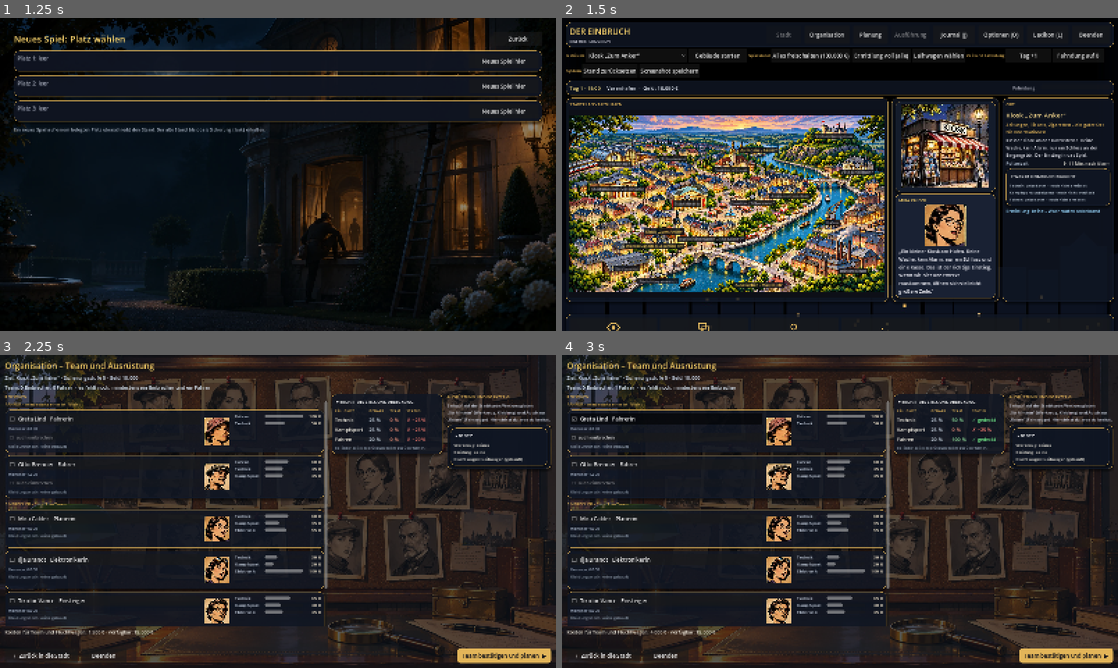
Above: before the commit, frames 1-4 (two rows, left to right).
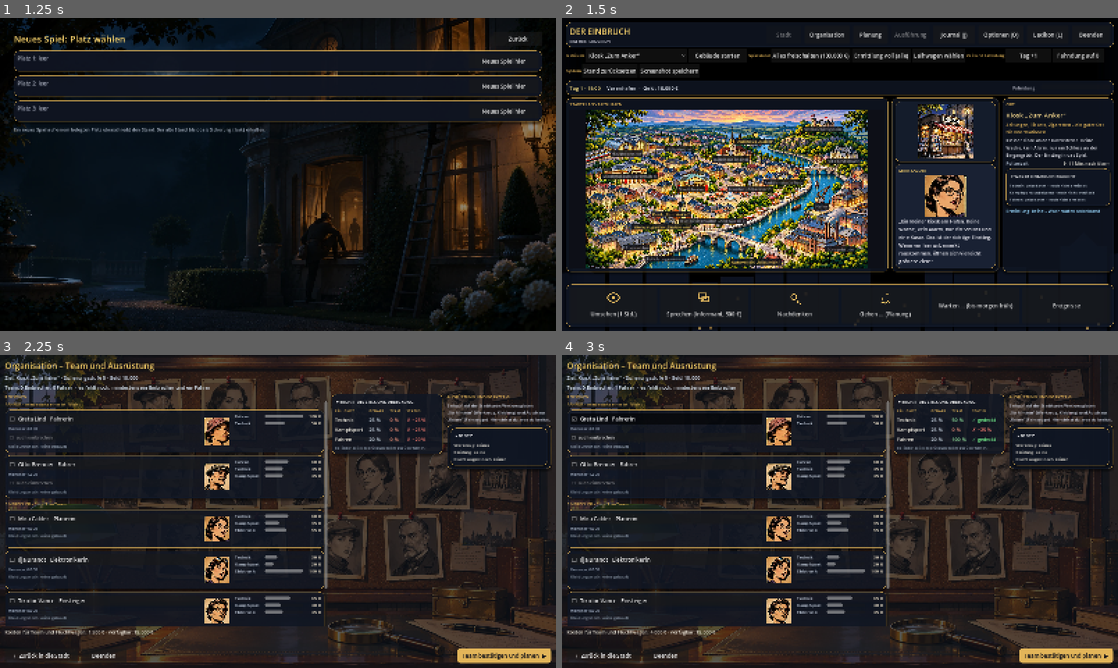
Above: after the commit, the same moments.

Repository: Martin1971-cloud/einbruch
Game: Godot game, scene res://scenes/main.tscn
Same seed, same stepped clock (60 frames per second), same inputs: the game is played once before the commit and once after it.
Inputs:
- Up to frame 1 (1.25 s): click "Neues Spiel" at 0.5 s
- Up to frame 2 (1.5 s): click "Neues Spiel hier" at 1.25 s
- Up to frame 3 (2.25 s): click "Organisation" at 2 s
- Up to frame 4 (3 s): click "☐ Greta Lind Fahrerin" at 2.75 s

Frame 1 is identical in both runs. In frame 2, 39% of the frame differs, in the area x 0-100%, y 27-100%; in frame 3, less than 0.1%; in frame 4, less than 0.1%.

Commit message:
Dekoobjekte in 3D als Möbel, Stadtansicht passt in 900 px, Mausdurchlauf bis Ende
- 3D: Dekoobjekte (Vitrine, Schreibtisch, Regal, Zeitung) stehen als Möbel im Raum statt
  goldenem Würfel; Beute-Sicht und Pulsanimation überspringen sie.
- Protokoll: Dekoobjekte melden "öffnet X" / "X ist entriegelt" ohne doppelten Zusatz.
- Stadt: Bildspalte und Bildbereich kleiner, Aktionsleiste (Umsehen usw.) ist im
  900-Pixel-Fenster wieder sichtbar (vorher abgeschnitten, Klicks ins Leere).
- Besitz: ohne gewählten Wagen steht "Fluchtwagen: noch keiner" statt eines Leihwagens.
- Mausdurchlauf: mietet den Leihwagen im Autoverleih, läuft bis zur Auswertung.

Co-Authored-By: Claude Haiku 5.5 <noreply@anthropic.com>
Claude-Session: https://claude.ai/code/session_01LKpSSULuighKXwyzAG3jU1

Diff:
--- a/godot/scripts/screens/execution_anzeige.gd
+++ b/godot/scripts/screens/execution_anzeige.gd
@@ -190,6 +190,8 @@
 		hl.rotation.x = move_toward(hl.rotation.x, -PI * 0.42 if case_open else 0.0, 0.05)
 	for lid in sim.loot:
 		var l: Dictionary = sim.loot[lid]
+		if l.get("leer", false):
+			continue  # Dekoobjekt: bleibt als Möbelstück stehen
 		var n: MeshInstance3D = _loot_nodes[lid]
 		if l.state == "ROOM":
 			# Wie im Original: Beute steckt im Objekt (Kasse, Wertschrank), es schwebt nichts im Raum
@@ -268,7 +270,7 @@
 			continue
 		var on_id := str(c.plan[c.idx].get("on", ""))
 		for lid in sim.loot:
-			if str(sim.loot[lid].get("id", "")) == on_id and sim.loot[lid].state == "ROOM":
+			if str(sim.loot[lid].get("id", "")) == on_id and sim.loot[lid].state == "ROOM" and not sim.loot[lid].get("leer", false):
 				_loot_nodes[lid].scale = Vector3.ONE * (1.0 + 0.15 * absf(sin(t_now * 10.0)))
 	_car_node.visible = sim.car.present
 	_refresh_ui()
--- a/godot/scripts/screens/execution_welt.gd
+++ b/godot/scripts/screens/execution_welt.gd
@@ -42,6 +42,37 @@
 			"kiste":
 				_box(Vector3(w, 0.6, dp), Vector3(cx, 0.3, cz), holz, 0.8)
 	return
+
+## Dekoobjekt in der Beute-Liste (Vitrine, Schreibtisch, Regal, Zeitung): ein Möbelstück ohne Beute.
+## Der Platzhalter in _loot_nodes ist unsichtbar; die Beute-Sicht ignoriert Dekoobjekte.
+func _build_loot_deko(id: String, lp: Vector3) -> void:
+	var holz := Color(0.42, 0.28, 0.17)
+	var holz_hell := Color(0.55, 0.4, 0.26)
+	var nodes: Array = []
+	match id:
+		"deko_vitrine":
+			nodes.append(_box(Vector3(0.8, 0.9, 0.5), lp + Vector3(0, 0.45, 0), holz, 0.6))
+			nodes.append(_box(Vector3(0.74, 0.5, 0.42), lp + Vector3(0, 1.05, 0), Color(0.7, 0.85, 0.95), 0.15, 0.1))
+			nodes.append(_box(Vector3(0.84, 0.05, 0.54), lp + Vector3(0, 1.32, 0), holz_hell, 0.6))
+		"deko_schreibtisch":
+			nodes.append(_box(Vector3(1.1, 0.08, 0.6), lp + Vector3(0, 0.76, 0), holz_hell, 0.6))
+			for ex in [-1.0, 1.0]:
+				for ez in [-1.0, 1.0]:
+					nodes.append(_box(Vector3(0.07, 0.74, 0.07), lp + Vector3(ex * 0.48, 0.37, ez * 0.22), holz, 0.7))
+		"deko_regal":
+			nodes.append(_box(Vector3(0.9, 2.0, 0.35), lp + Vector3(0, 1.0, 0), holz, 0.8))
+			for hy in [0.6, 1.3]:
+				nodes.append(_box(Vector3(0.94, 0.05, 0.39), lp + Vector3(0, hy, 0), holz_hell, 0.7))
+		"deko_zeitung":
+			nodes.append(_box(Vector3(0.4, 0.05, 0.3), lp + Vector3(0, 0.95, 0), Color(0.86, 0.84, 0.76), 0.9))
+		_:
+			nodes.append(_box(Vector3(0.5, 0.5, 0.5), lp + Vector3(0, 0.25, 0), holz, 0.8))
+	for n in nodes:
+		n.position = _L(n.position)
+	var platz := _box(Vector3(0.05, 0.05, 0.05), lp, Color(0, 0, 0), 1.0)
+	platz.position = _L(platz.position)
+	platz.visible = false
+	_loot_nodes[id] = platz
 
 ## Wandfuß: drei feste, dunklere Streifen auf dem Boden an der Innenseite der Wand (Stufen statt Verlauf, undurchsichtig).
 ## Ersetzt den berechneten Schatten am Wandfuß, daher kein Schattenwurf und kein Zackenmuster.
@@ -287,6 +318,10 @@
 	# Beute: mit feinem Grundriss ist die Vitrine selbst ein Rechteck, sonst ein Sockel mit Absperrung
 	for l in cfg.target.loot:
 		var lp := Vector3(l.pos[0] + 0.5, 0, l.pos[1] + 0.5)
+		if l.get("leer", false):
+			# Dekoobjekt: sichtbares Möbelstück ohne Beute, kein goldener Würfel
+			_build_loot_deko(str(l.id), lp)
+			continue
 		if not fine_on:
 			_box(Vector3(0.7, 0.9, 0.7), lp + Vector3(0, 0.45, 0), Color(0.93, 0.9, 0.86), 0.25)
 		var n := _box(Vector3(0.3, 0.3, 0.3), lp + Vector3(0, 1.05, 0), Color(1.0, 0.82, 0.25), 0.2, 1.0, 1.4)
--- a/godot/scripts/screens/organisation.gd
+++ b/godot/scripts/screens/organisation.gd
@@ -290,9 +290,12 @@
 		if gid != "none" and Game.gear_owned.has(gid):
 			gnames.append(Texte.t(GameData.GEAR[gid].name))
 	owned.add_child(_w(Texte.t("org.kleidung_liste") % (", ".join(gnames) if not gnames.is_empty() else Texte.t("journal.beute_keine")), 12))
-	var car := GameData.car_now(Game.car_id, 85.0)
-	var how := Texte.t("org.gemietet") % _fmt(int(car.rent)) if Game.car_id == "limo" else Texte.t("org.gekauft")
-	owned.add_child(_w(Texte.t("org.fluchtwagen_info") % [Texte.t(car.name), how], 12))
+	if Game.car_id == "":
+		owned.add_child(_w(Texte.t("org.fluchtwagen_keiner"), 12))
+	else:
+		var car := GameData.car_now(Game.car_id, 85.0)
+		var how := Texte.t("org.gemietet") % _fmt(int(car.rent)) if Game.car_id == "limo" else Texte.t("org.gekauft")
+		owned.add_child(_w(Texte.t("org.fluchtwagen_info") % [Texte.t(car.name), how], 12))
 	_shop_box.add_child(_shop_fold(Texte.t("org.besitz"), owned))
 
 
--- a/godot/scripts/screens/town.gd
+++ b/godot/scripts/screens/town.gd
@@ -179,6 +179,8 @@
 	col.add_child(dlg)
 	var c := _panel(col)
 	c.size_flags_horizontal = Control.SIZE_EXPAND_FILL
+	# Mindestbreite: sonst bricht der Dialogtext so schmal um, dass die Stadtansicht unten abgeschnitten wird
+	c.custom_minimum_size = Vector2(260, 0)
 	return c
 
 
@@ -311,7 +313,7 @@
 		pic.texture = load(photo_path)
 		pic.expand_mode = TextureRect.EXPAND_IGNORE_SIZE
 		pic.stretch_mode = TextureRect.STRETCH_KEEP_ASPECT_CENTERED
-		pic.custom_minimum_size = Vector2(0, 240)
+		pic.custom_minimum_size = Vector2(0, 120)  # klein halten: die Stadtansicht muss im 900-Pixel-Fenster passen
 		pic.size_flags_vertical = Control.SIZE_EXPAND_FILL
 		_image_box.add_child(pic)
 		return
--- a/godot/scripts/sim_aktionen.gd
+++ b/godot/scripts/sim_aktionen.gd
@@ -197,7 +197,10 @@
 			_log(Texte.t("sim.vitrine_aufgebrochen") % [c.name, _case_word(loot[case_id]), loot[case_id].name])
 		else:
 			c["msg"] = Texte.t("sim.msg_entriegelt") % _case_word(loot[case_id])
-			_log(Texte.t("sim.vitrine_entriegelt") % [c.name, _case_word(loot[case_id]), loot[case_id].name])
+			if loot[case_id].get("leer", false):
+				_log(Texte.t("sim.deko_entriegelt") % [c.name, loot[case_id].name])
+			else:
+				_log(Texte.t("sim.vitrine_entriegelt") % [c.name, _case_word(loot[case_id]), loot[case_id].name])
 	elif door != null:
 		door.locked = false
 		if tool.destroys:
@@ -288,7 +291,10 @@
 	else:
 		loot[case_id].opened = true
 		c["msg"] = Texte.t("sim.msg_offen") % _case_word(loot[case_id])
-		_log(Texte.t("sim.oeffnet_vitrine") % [c.name, _case_word(loot[case_id]), loot[case_id].name])
+		if loot[case_id].get("leer", false):
+			_log(Texte.t("sim.deko_oeffnet") % [c.name, loot[case_id].name])
+		else:
+			_log(Texte.t("sim.oeffnet_vitrine") % [c.name, _case_word(loot[case_id]), loot[case_id].name])
 	_pruefe_alarmkontakt(str(door.id) if door != null else case_id)
 	_next(c)
 
--- a/godot/scripts/texte.gd
+++ b/godot/scripts/texte.gd
@@ -310,6 +310,7 @@
 		"lexikon.kein_eintrag": "Kein Eintrag gefunden.",
 		"lane.hierher": "Aktion hierher ziehen …",
 		"org.fluchtwagen_info": "Fluchtwagen: %s (%s)",
+		"org.fluchtwagen_keiner": "Fluchtwagen: noch keiner",
 		"plan.etage_angezeigt": "Etage %s angezeigt.",
 		"plan.planung_nr": "Planung %d",
 		"plan.warten_s": "Warten %d s",
@@ -367,10 +368,12 @@
 		"obj.vitrine": "Vitrine",
 		"obj.kasse": "Kasse",
 		"sim.vitrine_entriegelt": "%s: die %s von %s ist entriegelt.",
+		"sim.deko_entriegelt": "%s: %s ist entriegelt.",
 		"sim.tuer_aufgebrochen": "%s ist aufgebrochen und offen.",
 		"sim.tuer_entriegelt": "%s ist entriegelt.",
 		"sim.oeffnet": "%s öffnet %s.",
 		"sim.oeffnet_vitrine": "%s öffnet die %s von %s.",
+		"sim.deko_oeffnet": "%s öffnet %s.",
 		"sim.ausschalten": "%s schaltet %s aus (%s).",
 		"sim.treppe_steigt": "%s steigt die Treppe.",
 		"sim.treppe_fertig": "%s ist auf der anderen Etage.",
@@ -1088,6 +1091,7 @@
 		"lexikon.kein_eintrag": "No entry found.",
 		"lane.hierher": "Drag an action here …",
 		"org.fluchtwagen_info": "Getaway car: %s (%s)",
+		"org.fluchtwagen_keiner": "Getaway car: none yet",
 		"plan.etage_angezeigt": "Floor %s shown.",
 		"plan.planung_nr": "Plan %d",
 		"plan.warten_s": "Wait %d s",
@@ -1145,10 +1149,12 @@
 		"obj.vitrine": "display case",
 		"obj.kasse": "cash drawer",
 		"sim.vitrine_entriegelt": "%s: the %s of %s is unlocked.",
+		"sim.deko_entriegelt": "%s: %s is unlocked.",
 		"sim.tuer_aufgebrochen": "%s is broken open.",
 		"sim.tuer_entriegelt": "%s is unlocked.",
 		"sim.oeffnet": "%s opens %s.",
 		"sim.oeffnet_vitrine": "%s opens the %s of %s.",
+		"sim.deko_oeffnet": "%s opens %s.",
 		"sim.ausschalten": "%s takes out %s (%s).",
 		"sim.treppe_steigt": "%s climbs the stairs.",
 		"sim.treppe_fertig": "%s is on the other floor.",
--- a/godot/tests/mausdurchlauf.gd
+++ b/godot/tests/mausdurchlauf.gd
@@ -103,6 +103,9 @@
 		["Werkzeugladen", func(): _snap("05_stadt_zweimal"); _pin_klick("laden")],
 		["Laden: Dietrich-Set kaufen", func(): _snap("06_laden"); _klick_key("werkzeug.lockpick.name")],
 		["Laden verlassen", func(): _snap("07_laden_gekauft"); _klick_key("shop.zurueck")],
+		["Autoverleih", func(): _pin_klick("autoverleih")],
+		["Leihwagen mieten", func(): _snap("07b_verleih"); _klick_key("shop.verleih_mieten")],
+		["Verleih verlassen", func(): _klick_key("shop.zurueck")],
 		["Kiosk wählen", func(): _pin_klick("kiosk")],
 		["Am Kiosk umsehen", func(): _klick_text("Umsehen", false)],
 		["Organisation", func(): _snap("08_stadt_nach_laden"); _klick_key("nav.organisation")],
